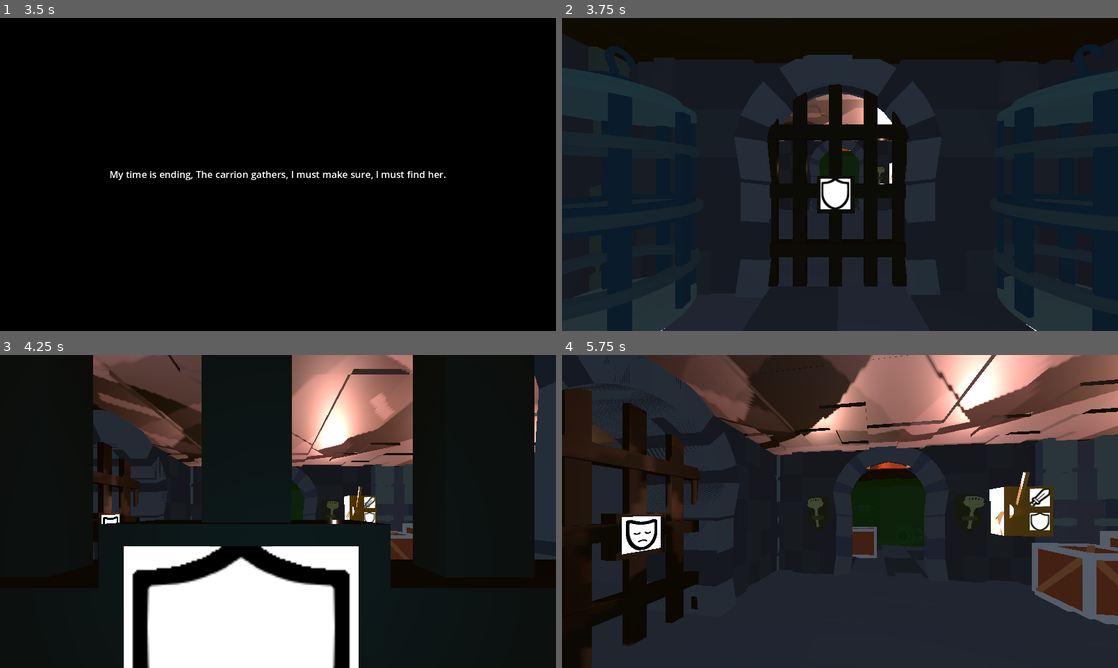
Above: before the commit, frames 1-4 (two rows, left to right).
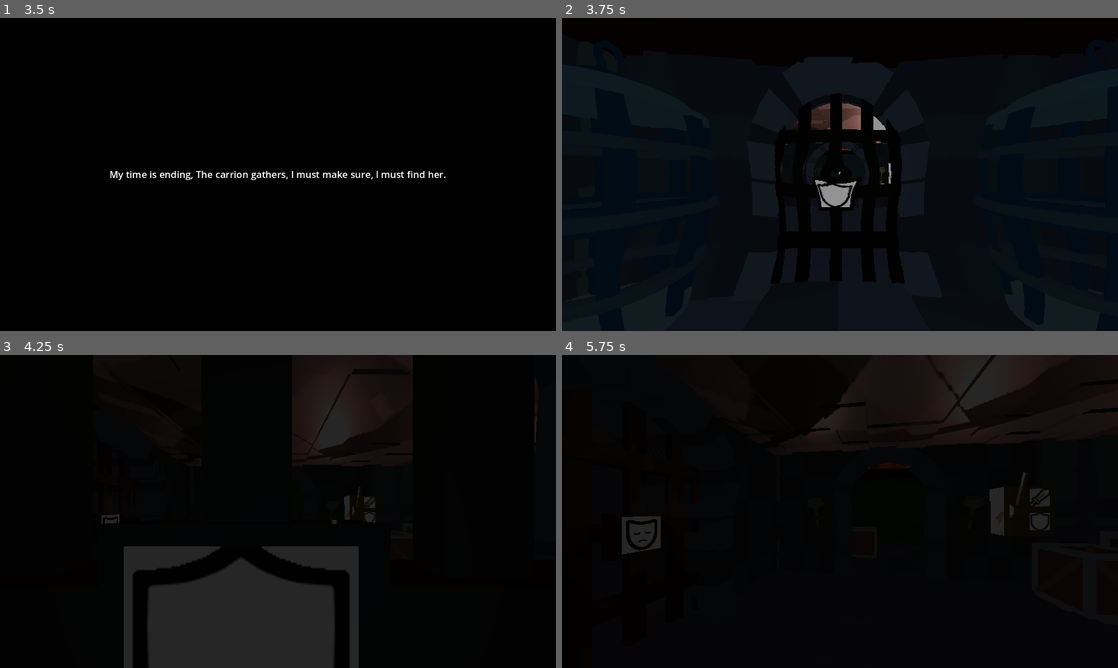
Above: after the commit, the same moments.

Repository: Kibaus/Jamsepticeye_GameJam
Game: Godot game, scene res://scenes/main.tscn
Two runs of this game, one before a commit and one after it. Both use one fixed random seed, a clock stepped at 60 frames per second and the inputs below. Sound files missing from this copy of the repository are replaced by a short silence.
Inputs (mouse positions are in pixels of both pictures, inside the frame that each line leads up to):
- Up to frame 1 (3.5 s): click "Play" at 0.5 s; tap Enter at 1.25, 2.75 s; move the mouse to (305, 174) at 1.27 s; hold W (move_forward) from 1.28 s (still down); right-click (305, 174) at 1.35 s; tap Space (jump) at 1.52, 2, 2.27 s; move the mouse to (250, 174) at 2.02 s; right-click (250, 174) at 2.1 s; move the mouse to (289, 168) at 2.77 s; click (289, 168) at 2.85 s; right-click (289, 168) at 3.05 s
- Up to frame 2 (3.75 s): keep holding W (move_forward); tap Space (jump) at 3.5 s; move the mouse to (834, 180) at 3.52 s; right-click (834, 180) at 3.6 s
- Up to frame 3 (4.25 s): keep holding W (move_forward); tap Space (jump) at 3.77 s
- Up to frame 4 (5.75 s): keep holding W (move_forward); move the mouse to (878, 514) at 4.27 s; right-click (878, 514) at 4.35 s; tap Space (jump) at 4.52, 5.27 s; move the mouse to (795, 508) at 5.02 s; click (795, 508) at 5.1 s; right-click (795, 508) at 5.3 s

Frame 1 is identical in both runs. In frame 2, 20% of the frame differs, in the area x 0-100%, y 6-100%; in frame 3, 36%; in frame 4, 91%, in the area x 0-100%, y 0-100%.

Commit message:
cam overlay fix

Diff:
--- a/jamsepticeye-gj/scenes/components/camera_overlay.gd
+++ b/jamsepticeye-gj/scenes/components/camera_overlay.gd
@@ -7,13 +7,12 @@
 var is_linear_depth = false
 
 func _ready() -> void:
-	_linear_depth_tween(0,0)
+	is_linear_depth = false
+	pass
 
 func _process(_delta: float) -> void:
 	if(Input.is_action_just_pressed("ghost_switch")):
-		var active = Core.current_player.currently_active
-
-		if(active):
+		if(is_linear_depth):
 			_linear_depth_tween(0)
 			is_linear_depth = false
 		else:
